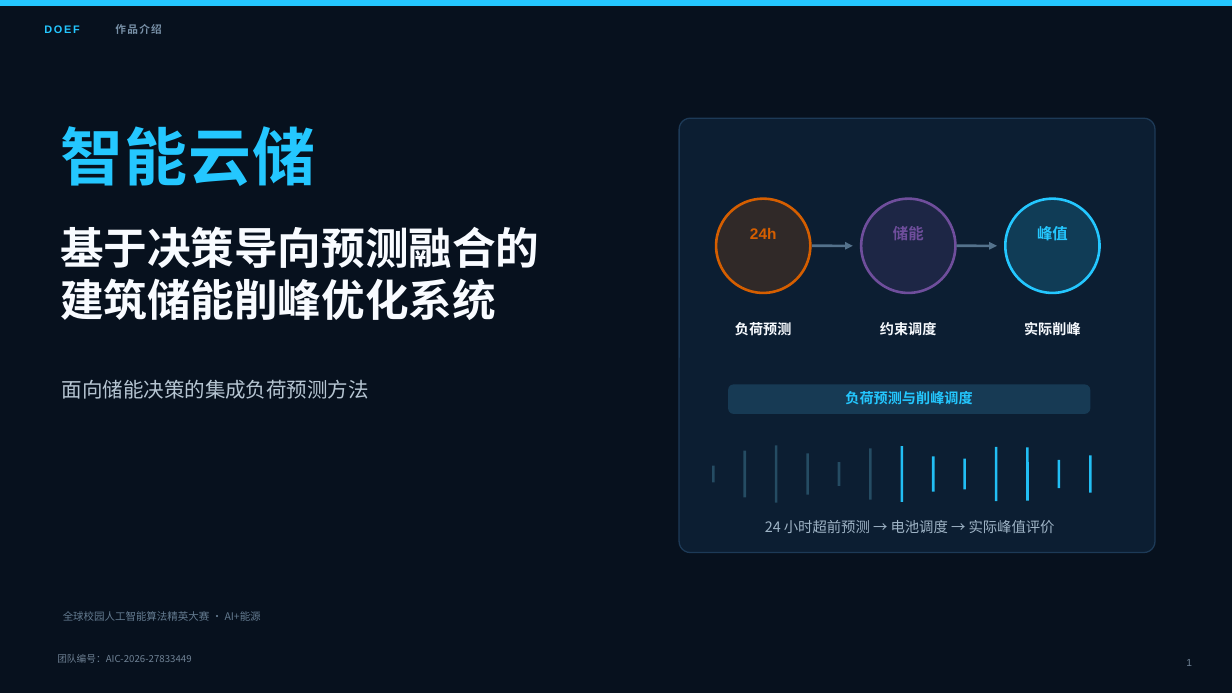
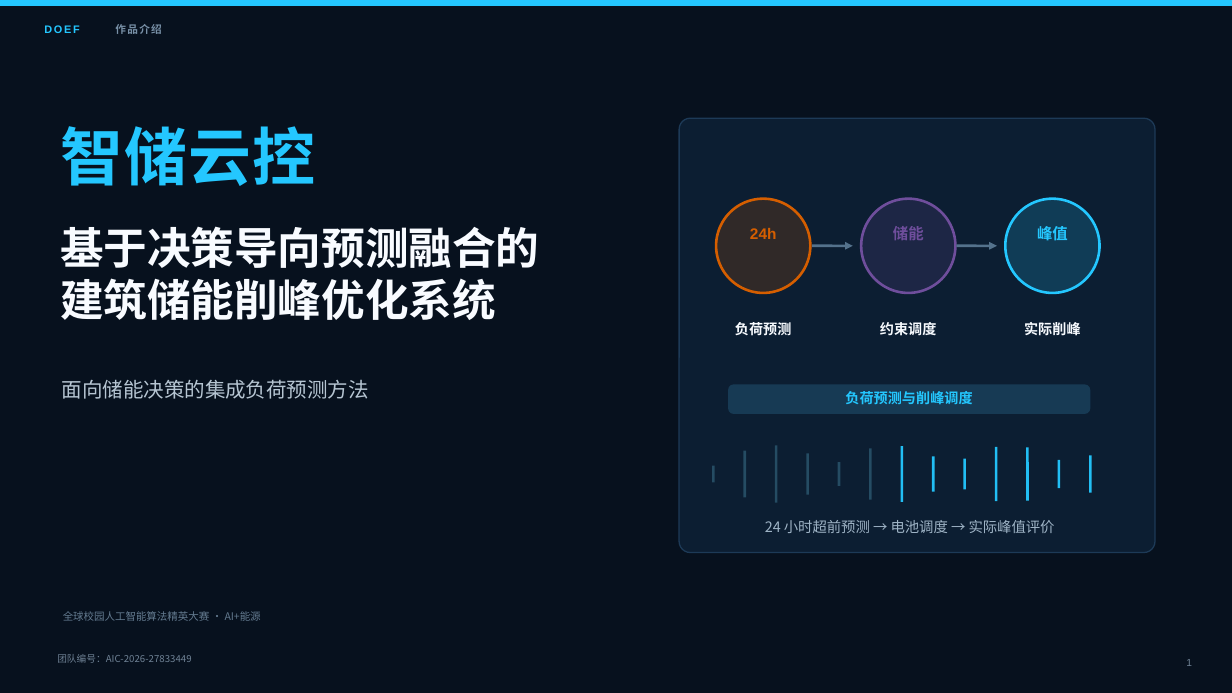
Before and after one commit to m3145284542-dotcom/zhichu-yunkong, a slide deck: slide 1 of outputs/submission/DOEF_Competition_Presentation.pptx. Drawn at 1232x693 pixels with LibreOffice and Linux fonts; fonts in the diff are those of the drawing. Boxes give left, top, right and bottom in pixels: in the first picture for what was removed or moved away, otherwise in the second. Text is boxed around its words. In the diff, an @@ line names an element or a change of style, - is before the commit and + after.

```diff
--- a/outputs/submission/DOEF_Competition_Presentation.pptx
+++ b/outputs/submission/DOEF_Competition_Presentation.pptx
@@ text at [60, 126, 315, 186]: text changed @@
-智能云储
+智储云控
```
Also in this commit, not shown: 22 other slides changed, 33 other files.
